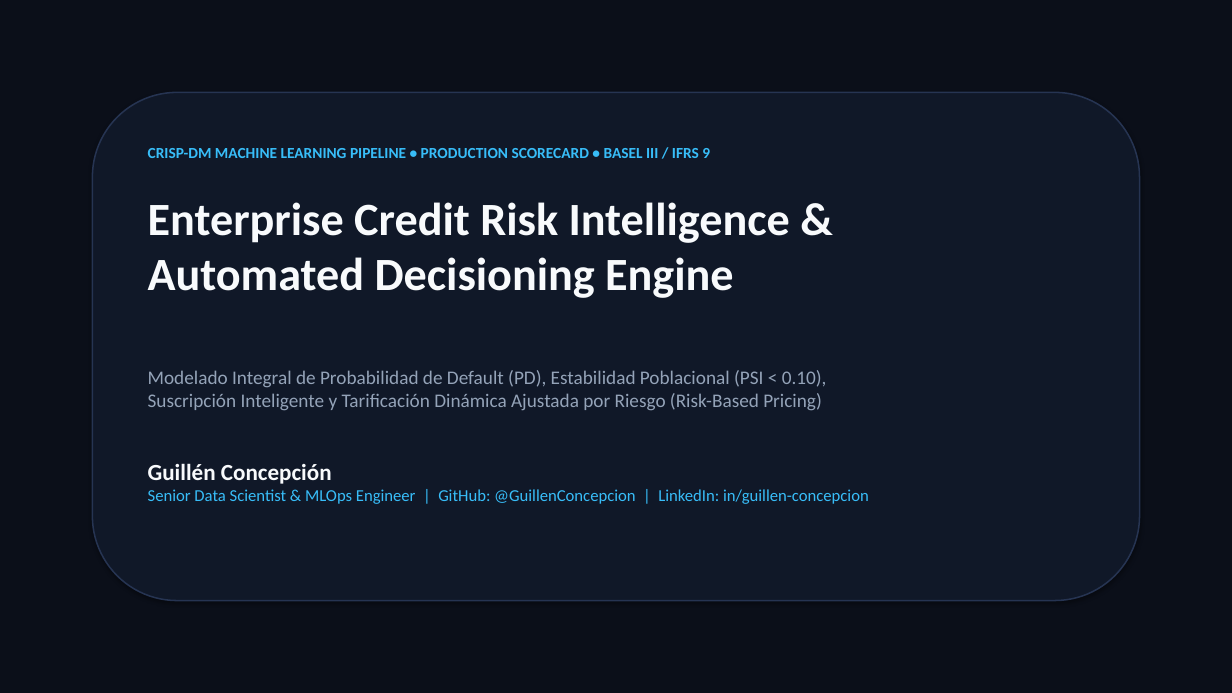
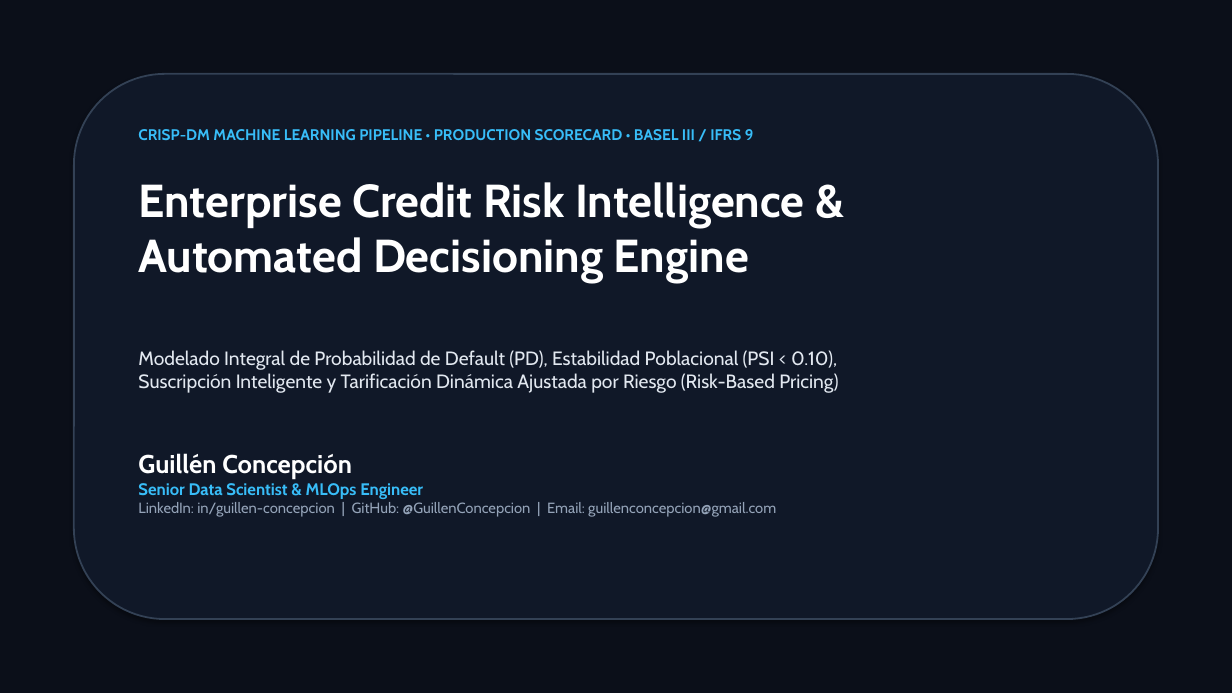
Before and after one commit to GuillenConcepcion/Credit_Scoring_Project, a slide deck: slide 1 of Credit_Risk_Scoring_Presentation.pptx. Drawn at 1232x693 pixels with LibreOffice and Linux fonts; fonts in the diff are those of the drawing. Boxes give left, top, right and bottom in pixels: in the first picture for what was removed or moved away, otherwise in the second. Text is boxed around its words. In the diff, an @@ line names an element or a change of style, - is before the commit and + after.

Commit message:
style: enhance presentation resolution, high-contrast typography, native tables and 300 DPI charts

```diff
--- a/Credit_Risk_Scoring_Presentation.pptx
+++ b/Credit_Risk_Scoring_Presentation.pptx
@@ rounded rectangle: place and size @@
-rounded rectangle at [92, 92, 1140, 601]
+rounded rectangle at [74, 74, 1158, 619]
@@ rounded rectangle at [74, 74, 1158, 619]: outline #263452 1.2 pt to #334155 1.4 pt @@
@@ text "CRISP-DM MACHINE LEARNING PIPELINE • ...": place and size @@
-text "CRISP-DM MACHINE LEARNING PIPELINE • ..." at [148, 148, 710, 158]
+text "CRISP-DM MACHINE LEARNING PIPELINE • ..." at [138, 129, 754, 140]
@@ text "CRISP-DM MACHINE LEARNING PIPELINE • ..." at [138, 129, 754, 140]: font Calibri to Cabin @@
@@ text "Enterprise Credit Risk Intelligence & ...": place and size @@
-text "Enterprise Credit Risk Intelligence & ..." at [148, 202, 790, 298]
+text "Enterprise Credit Risk Intelligence & ..." at [138, 182, 804, 283]
@@ text "Enterprise Credit Risk Intelligence & ..." at [138, 182, 804, 283]: font Calibri to Cabin, text colour #F8FAFC to #FFFFFF @@
@@ text "Modelado Integral de Probabilidad de ...": place and size @@
-text "Modelado Integral de Probabilidad de ..." at [148, 370, 827, 411]
+text "Modelado Integral de Probabilidad de ..." at [138, 350, 838, 393]
@@ text "Modelado Integral de Probabilidad de ..." at [138, 350, 838, 393]: font Calibri to Cabin, text colour #94A3B8 to #E2E8F0 @@
@@ text "Guillén Concepción": place and size @@
-text "Guillén Concepción" at [148, 463, 869, 504]
+text "Guillén Concepción" at [138, 453, 776, 517]
@@ text at [138, 453, 352, 479]: size 18 to 20 pt, font Calibri to Cabin, text colour #F8FAFC to #FFFFFF in "Guillén Concepción" @@
@@ text at [138, 483, 776, 517]: text changed; size 13 to 11.5 pt; font Calibri to Cabin; text colour #38BDF8 to #94A3B8 @@
-Senior Data Scientist & MLOps Engineer | GitHub: @GuillenConcepcion | LinkedIn: in/guillen-concepcion
+Senior Data Scientist & MLOps Engineer
+LinkedIn: in/guillen-concepcion | GitHub: @GuillenConcepcion | Email: guillenconcepcion@gmail.com
```
Also in this commit, not shown: 11 other slides changed, 8 other files.
